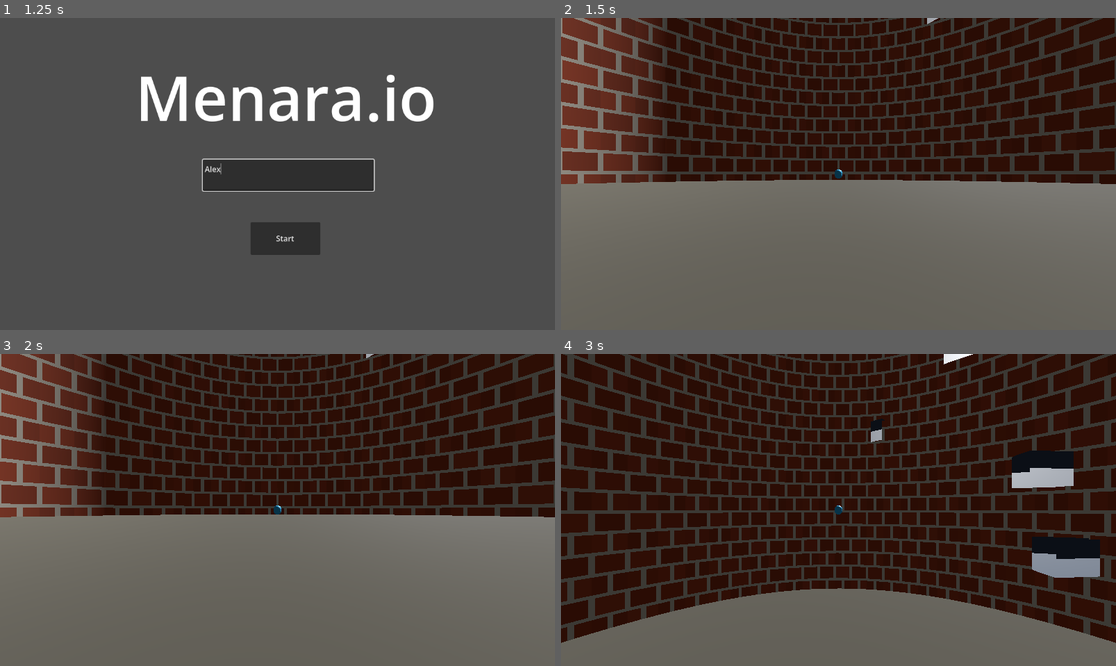
Above: before the commit, frames 1-4 (two rows, left to right).
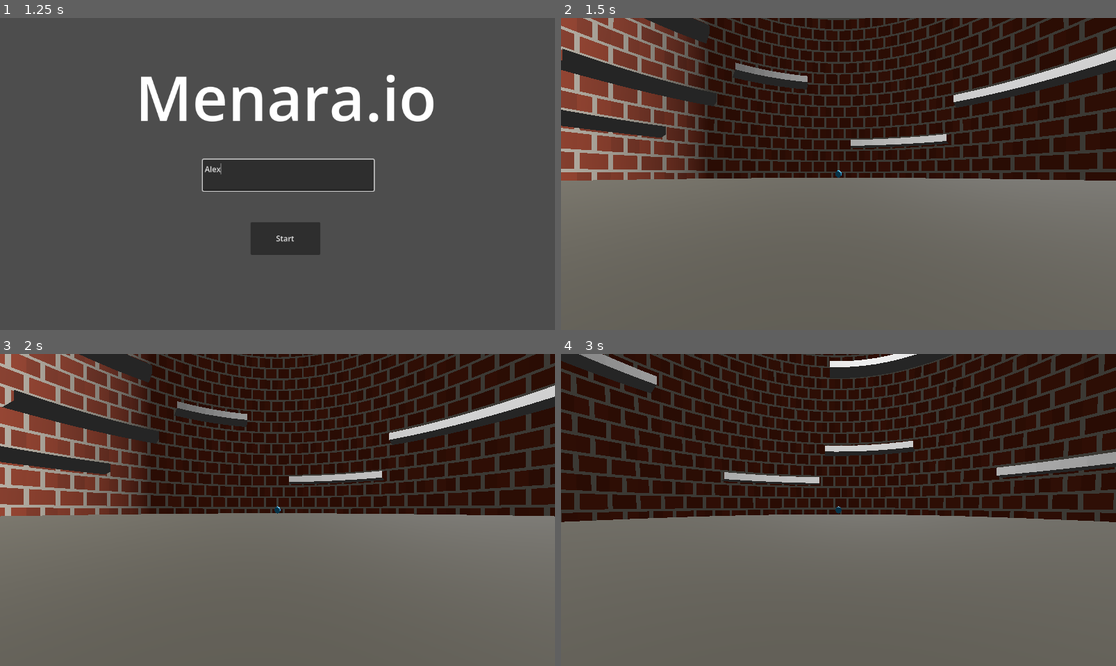
Above: after the commit, the same moments.

Repository: OngYean/menara-io
Game: Godot game, scene res://scenes/main_menu.tscn
The game is run twice, just before and just after one commit, with the same random seed, the same clock (stepped at 60 frames per second) and the same inputs.
Inputs (mouse positions are in pixels of both pictures, inside the frame that each line leads up to):
- Up to frame 1 (1.25 s): click (288, 174) at 0.52 s; type "Alex" at 0.6 s
- Up to frame 2 (1.5 s): click "Start" at 1.25 s
- Up to frame 3 (2 s): no input
- Up to frame 4 (3 s): tap Enter at 2 s; hold D (move_right) 2.03-2.78 s; tap Space (jump) at 2.1, 2.27, 2.57, 2.85 s; hold S (move_backward, bound only before the commit) from 2.78 s (still down)

Frame 1 is identical in both runs. In frame 2, 30% of the frame differs, in the area x 0-100%, y 0-54%; in frame 3, 30%; in frame 4, 53%, in the area x 0-100%, y 0-93%.

Commit message:
feat: implement dynamic procedural platform generation and tower expansion system

Diff:
--- a/scenes/game.tscn
+++ b/scenes/game.tscn
@@ -3,6 +3,7 @@
 [ext_resource type="Script" uid="uid://dwase38tw5mu7" path="res://scripts/game.gd" id="1_game"]
 [ext_resource type="Script" uid="uid://ct3utwh15vtnq" path="res://scripts/player.gd" id="2_player"]
 [ext_resource type="Script" uid="uid://blhlylgigyke1" path="res://scripts/tower_camera.gd" id="3_camera"]
+[ext_resource type="Script" path="res://scripts/platform_generator.gd" id="4_platform_gen"]
 
 [sub_resource type="Environment" id="Environment_ambient"]
 ambient_light_sky_contribution = 0.3
@@ -104,6 +105,7 @@
 shape = SubResource("CylinderShape3D_floor")
 
 [node name="Platforms" type="Node3D" parent="." unique_id=1629673943]
+script = ExtResource("4_platform_gen")
 
 [node name="Player" type="CharacterBody3D" parent="." unique_id=1715561106]
 transform = Transform3D(1, 0, 0, 0, 1, 0, 0, 0, 1, 25.983524, 2, 0)
--- a/scripts/game.gd
+++ b/scripts/game.gd
@@ -1,123 +1,72 @@
 extends Node3D
 
-@export var platforms_root_path: NodePath = ^"Platforms"
-@export var tower_inner_radius: float = 30.0
-@export var wall_inset: float = 1.4
-@export var min_ring_height: float = 6.0
-@export var ring_count: int = 12
-@export var ring_spacing: float = 8.0
-@export var ring_height_jitter: float = 1.75
-@export var min_platforms_per_ring: int = 4
-@export var max_platforms_per_ring: int = 8
-@export var platform_arc_degrees: float = 22.0
-@export var platform_sector_radius: float = 6.0
-@export var platform_thickness: float = 3.0
+@export var platform_generator_path: NodePath = ^"Platforms"
+@export var tower_path: NodePath = ^"Tower"
+@export var player_path: NodePath = ^"Player"
+@export var sun_path: NodePath = ^"Sun"
 
-var _platform_material := StandardMaterial3D.new()
+## The tower CylinderMesh has height 120 and is centered at y=60 (spans 0–120).
+## We clone a new segment when the player is within this margin of the top.
+@export var tower_height: float = 120.0
+@export var tower_clone_margin: float = 40.0
+
+var _generator: Node3D
+var _player: Node3D
+var _tower: MeshInstance3D
+var _sun: DirectionalLight3D
+var _sun_offset_y: float = 0.0
+
+## Tracks how high the tower geometry currently extends.
+var _tower_top_y: float = 0.0
 
 func _ready() -> void:
 	randomize()
-	_platform_material.albedo_color = Color(0.24, 0.29, 0.36)
-	_platform_material.roughness = 0.8
-	_generate_platform_rings()
 
-func _generate_platform_rings() -> void:
-	var platforms_root := get_node_or_null(platforms_root_path) as Node3D
-	if platforms_root == null:
+	_generator = get_node_or_null(platform_generator_path) as Node3D
+	_player = get_node_or_null(player_path) as Node3D
+	_tower = get_node_or_null(tower_path) as MeshInstance3D
+	_sun = get_node_or_null(sun_path) as DirectionalLight3D
+	if _sun:
+		_sun_offset_y = _sun.position.y
+
+	## The original tower mesh spans 0 → tower_height (transform y = 60, height 120).
+	if _tower:
+		_tower_top_y = _tower.position.y + tower_height * 0.5
+
+	## Seed platforms: fill the opening viewport and beyond.
+	## Player starts at roughly y=2 (floor is at y=1).  The initial camera sees
+	## roughly ±15 units vertically from the player, so viewport_top ≈ 17.
+	if _generator and _generator.has_method("generate_initial"):
+		var start_y: float = 1.0
+		if _player:
+			start_y = _player.global_position.y
+		_generator.generate_initial(start_y, start_y + 20.0)
+
+func _process(_delta: float) -> void:
+	if _player == null:
 		return
 
-	for child in platforms_root.get_children():
-		child.queue_free()
+	var player_y := _player.global_position.y
 
-	for ring_index in range(ring_count):
-		var ring_y := min_ring_height + float(ring_index) * ring_spacing + randf_range(-ring_height_jitter, ring_height_jitter)
-		var platform_count := randi_range(min_platforms_per_ring, max_platforms_per_ring)
-		var angle_offset := randf() * TAU
-		for platform_index in range(platform_count):
-			var base_angle := (float(platform_index) / float(platform_count)) * TAU
-			var angle := base_angle + angle_offset + randf_range(-0.15, 0.15)
-			_create_platform_arc(platforms_root, ring_index, platform_index, ring_y, angle)
+	## --- Infinite platforms ------------------------------------------------
+	if _generator:
+		if _generator.has_method("extend_to"):
+			_generator.extend_to(player_y)
+		## Culling disabled for now – re-enable when ready.
+		#if _generator.has_method("cull_below"):
+		#	_generator.cull_below(player_y)
 
-func _create_platform_arc(parent: Node3D, ring_index: int, platform_index: int, y: float, center_angle: float) -> void:
-	var platform_body := StaticBody3D.new()
-	platform_body.name = "Ring%d_Platform%d" % [ring_index, platform_index]
-	var ring_radius: float = maxf(1.0, tower_inner_radius - wall_inset)
-	platform_body.position = Vector3(cos(center_angle) * ring_radius, y, sin(center_angle) * ring_radius)
-	platform_body.rotation.y = center_angle
-	parent.add_child(platform_body)
+	## --- Keep the sun following the player so lighting never fades --------
+	if _sun:
+		_sun.position.y = player_y + _sun_offset_y
 
-	var mesh := _create_sector_mesh()
-	var mesh_instance := MeshInstance3D.new()
-	mesh_instance.mesh = mesh
-	mesh_instance.material_override = _platform_material
-	platform_body.add_child(mesh_instance)
+	## --- Infinite tower ----------------------------------------------------
+	if _tower and player_y + tower_clone_margin > _tower_top_y:
+		_extend_tower()
 
-	var collision_shape := CollisionShape3D.new()
-	var cylinder_shape := CylinderShape3D.new()
-	cylinder_shape.radius = platform_sector_radius
-	cylinder_shape.height = platform_thickness
-	collision_shape.shape = cylinder_shape
-	platform_body.add_child(collision_shape)
-
-func _create_sector_mesh() -> Mesh:
-	var mesh := ArrayMesh.new()
-	var vertices: PackedVector3Array = []
-	var normals: PackedVector3Array = []
-	var indices: PackedInt32Array = []
-
-	var arc_radians: float = deg_to_rad(platform_arc_degrees)
-	var inner_radius: float = platform_sector_radius * 0.35
-	var outer_radius: float = platform_sector_radius
-	var radial_steps: int = 5
-	var angular_steps: int = 8
-
-	for y_idx in range(2):
-		var y: float = float(y_idx) * platform_thickness
-		var y_normal := Vector3.UP if y_idx == 0 else Vector3.DOWN
-
-		for r in range(radial_steps + 1):
-			var r_frac: float = float(r) / float(radial_steps)
-			var curr_radius: float = lerpf(inner_radius, outer_radius, r_frac)
-			for a in range(angular_steps + 1):
-				var a_frac: float = float(a) / float(angular_steps)
-				var angle: float = lerpf(-arc_radians * 0.5, arc_radians * 0.5, a_frac)
-				var x: float = cos(angle) * curr_radius
-				var z: float = sin(angle) * curr_radius
-				vertices.append(Vector3(x, y, z))
-				normals.append(y_normal)
-
-	var cols: int = angular_steps + 1
-	for y_idx in range(2):
-		var y_offset: int = y_idx * (radial_steps + 1) * cols
-		for r in range(radial_steps):
-			for a in range(angular_steps):
-				var v0: int = y_offset + r * cols + a
-				var v1: int = y_offset + r * cols + a + 1
-				var v2: int = y_offset + (r + 1) * cols + a
-				var v3: int = y_offset + (r + 1) * cols + a + 1
-
-				if y_idx == 0:
-					indices.append_array([v0, v2, v1])
-					indices.append_array([v1, v2, v3])
-				else:
-					indices.append_array([v0, v1, v2])
-					indices.append_array([v1, v3, v2])
-
-	for r in range(radial_steps + 1):
-		for a in [0, angular_steps]:
-			var bottom_idx: int = r * cols + a
-			var top_idx: int = (radial_steps + 1) * cols + r * cols + a
-			if r < radial_steps:
-				var bottom_next: int = (r + 1) * cols + a
-				var top_next: int = (radial_steps + 1) * cols + (r + 1) * cols + a
-				indices.append_array([bottom_idx, bottom_next, top_idx])
-				indices.append_array([top_idx, bottom_next, top_next])
-
-	var arrays := []
-	arrays.resize(ArrayMesh.ARRAY_MAX)
-	arrays[ArrayMesh.ARRAY_VERTEX] = vertices
-	arrays[ArrayMesh.ARRAY_NORMAL] = normals
-	arrays[ArrayMesh.ARRAY_INDEX] = indices
-
-	mesh.add_surface_from_arrays(Mesh.PRIMITIVE_TRIANGLES, arrays)
-	return mesh
+func _extend_tower() -> void:
+	## Clone the original tower mesh and stack it on top.
+	var clone := _tower.duplicate() as MeshInstance3D
+	clone.position = Vector3(0.0, _tower_top_y + tower_height * 0.5, 0.0)
+	add_child(clone)
+	_tower_top_y += tower_height
--- a/scripts/platform_generator.gd
+++ b/scripts/platform_generator.gd
@@ -1,188 +1,177 @@
 extends Node3D
-class_name PlatformGenerator
 
-## Tower's fixed radius (player moves on circumference at this distance from center)
 @export var tower_radius: float = 30.0
-
-## Minimum arc length in degrees for a platform
-@export var min_spin_degrees: float = 15.0
-
-## Maximum arc length in degrees for a platform
-@export var max_spin_degrees: float = 45.0
-
-## Minimum vertical distance between platforms
-@export var min_height_interval: float = 4.0
-
-## Maximum vertical distance between platforms
-@export var max_height_interval: float = 8.0
-
-## Radial depth of each platform (how far from inner wall to outer wall)
+@export var min_spin_degrees: float = 20.0
+@export var max_spin_degrees: float = 65.0
 @export var platform_depth: float = 3.0
-
-## Vertical thickness of each platform (how tall it is on the Y axis)
 @export var platform_thickness: float = 1.0
 
-## Total number of platforms to generate
-@export var total_platforms: int = 50
+## Height gap between consecutive platforms.
+## With jump_velocity 18 and gravity_scale 2.2 the max jump height ≈ 7.5 units.
+## Keep max well under that so every platform is reachable.
+@export var min_height_interval: float = 4.0
+@export var max_height_interval: float = 6.0
 
-var _platform_material: StandardMaterial3D
+## Number of platforms to spawn around the tower at each height level.
+@export var min_platforms_per_level: int = 2
+@export var max_platforms_per_level: int = 4
 
+## How far ahead of the player (in Y units) to keep platforms generated.
+@export var generation_lead: float = 80.0
 
-func _ready() -> void:
-	_platform_material = StandardMaterial3D.new()
-	_platform_material.albedo_color = Color(0.24, 0.29, 0.36)
-	_platform_material.roughness = 0.8
-	_platform_material.cull_mode = BaseMaterial3D.CULL_DISABLED
+## How far below the player old platforms are culled.
+@export var cull_distance: float = 40.0
 
-	generate_platforms()
+## Internal state ----------------------------------------------------------
+var _next_y: float = 0.0
+var _platform_index: int = 0
+var _generated_up_to_y: float = 0.0
 
+## -------------------------------------------------------------------------
+## Public API
+## -------------------------------------------------------------------------
 
-func generate_platforms() -> void:
-	## Clear any existing platforms
+## Called once to seed the initial batch of platforms.
+## start_y  : the Y the player is standing on (floor level).
+## viewport_top : highest Y visible in the starting camera frame.
+func generate_initial(start_y: float, viewport_top: float) -> void:
+	## Clear leftovers from a previous run (editor re-entry, etc.)
 	for child in get_children():
 		child.queue_free()
 
-	randomize()
-	var current_y: float = 0.0
+	_platform_index = 0
+	_next_y = start_y + min_height_interval
 
-	for i in range(total_platforms):
-		## Random vertical spacing between platforms
-		current_y += randf_range(min_height_interval, max_height_interval)
+	## Always generate enough platforms to fill the opening viewport PLUS the
+	## normal generation lead so the world feels populated from the start.
+	var target_y := maxf(viewport_top, start_y) + generation_lead
+	_generate_up_to(target_y)
 
-		## Constraint 1: Cylindrical Coordinates for Placement
-		## Generate random angle theta (0 to TAU)
-		var theta: float = randf() * TAU
+## Extend the world upward so there are always platforms ahead of the player.
+func extend_to(player_y: float) -> void:
+	var target_y := player_y + generation_lead
+	if target_y > _generated_up_to_y:
+		_generate_up_to(target_y)
 
-		## Convert cylindrical to Cartesian coordinates
-		var x: float = tower_radius * cos(theta)
-		var z: float = tower_radius * sin(theta)
-		var y: float = current_y
+## Remove platforms that are far below the player to save memory.
+func cull_below(player_y: float) -> void:
+	var threshold := player_y - cull_distance
+	for child in get_children():
+		if child is StaticBody3D and child.position.y < threshold:
+			child.queue_free()
 
-		## Create platform root node at this position
-		var platform_root := Node3D.new()
-		platform_root.position = Vector3(x, y, z)
-		platform_root.name = "Platform_%d" % i
-		add_child(platform_root)
+## -------------------------------------------------------------------------
+## Internal generation
+## -------------------------------------------------------------------------
 
-		## Constraint 2: Orientation - Platform faces the center of the tower
-		## look_at() makes the platform "face" the tower center
-		var tower_center := Vector3(0, y, 0)
-		platform_root.look_at(tower_center, Vector3.UP)
+func _generate_up_to(target_y: float) -> void:
+	while _next_y < target_y:
+		var platforms_this_level := randi_range(min_platforms_per_level, max_platforms_per_level)
+		var angle_offset := randf() * TAU
 
-		## Constraint 3: Shape Generation using procedural mesh with SurfaceTool
-		## This ensures all faces are rendered (top, bottom, inner, outer, and end caps)
+		for i in range(platforms_this_level):
+			var base_angle := (float(i) / float(platforms_this_level)) * TAU
+			var angle := fmod(base_angle + angle_offset + randf_range(-0.2, 0.2), TAU)
+			var y_jitter := randf_range(-0.5, 0.5)
+			_spawn_platform_at(_next_y + y_jitter, angle)
 
-		## Random platform arc length in degrees
-		var spin_degrees: float = randf_range(min_spin_degrees, max_spin_degrees)
-		var spin_radians: float = deg_to_rad(spin_degrees)
+		_next_y += randf_range(min_height_interval, max_height_interval)
 
-		## Calculate inner and outer radii for the platform's cross-section
-		var inner_radius: float = tower_radius - platform_depth
-		var outer_radius: float = tower_radius
+	_generated_up_to_y = _next_y
 
-		## Generate the mesh using SurfaceTool with full control over all faces
-		var mesh := _create_spun_platform_mesh(spin_radians, inner_radius, outer_radius)
+func _spawn_platform_at(y: float, theta: float) -> void:
+	var platform_root := StaticBody3D.new()
+	platform_root.position = Vector3(0, y, 0)
+	platform_root.rotation.y = theta
+	platform_root.name = "Platform_%d" % _platform_index
+	_platform_index += 1
+	add_child(platform_root)
 
-		var mesh_instance := MeshInstance3D.new()
-		mesh_instance.mesh = mesh
-		mesh_instance.material_override = _platform_material
-		platform_root.add_child(mesh_instance)
+	var spin_degrees: float = randf_range(min_spin_degrees, max_spin_degrees)
+	var spin_radians: float = deg_to_rad(spin_degrees)
+	var inner_radius: float = tower_radius - platform_depth
 
-		## Add collision shape using the generated mesh
-		var collision_shape := CollisionShape3D.new()
-		var concave_shape := ConcavePolygonShape3D.new()
-		concave_shape.set_faces(mesh.get_faces())
-		collision_shape.shape = concave_shape
-		platform_root.add_child(collision_shape)
+	var mesh := _create_spun_platform_mesh(spin_radians, inner_radius, tower_radius)
 
+	var mesh_instance := MeshInstance3D.new()
+	mesh_instance.mesh = mesh
+	platform_root.add_child(mesh_instance)
+
+	## Solid convex collision hull.
+	var collision_shape := CollisionShape3D.new()
+	var convex_shape := ConvexPolygonShape3D.new()
+	convex_shape.points = mesh.get_faces()
+	collision_shape.shape = convex_shape
+	platform_root.add_child(collision_shape)
+
+## -------------------------------------------------------------------------
+## Mesh helpers (unchanged)
+## -------------------------------------------------------------------------
 
 func _create_spun_platform_mesh(spin_radians: float, inner_radius: float, outer_radius: float) -> Mesh:
 	var st := SurfaceTool.new()
 	st.begin(Mesh.PRIMITIVE_TRIANGLES)
 
 	var half_spin: float = spin_radians * 0.5
-	var angular_steps: int = max(8, int(spin_radians * 15.0))  ## More detail for better rendering
+	## Ensure enough angular steps for a smooth curve along the wall
+	var angular_steps: int = max(8, int(spin_radians * 15.0))
 
-	## Build vertices array: [angle_step][height_level][radius_level]
-	## height_level: 0=bottom, 1=top
-	## radius_level: 0=inner, 1=outer
-	var verts: Array = []
+	for i in range(angular_steps):
+		var angle_a = lerpf(-half_spin, half_spin, float(i) / float(angular_steps))
+		var angle_b = lerpf(-half_spin, half_spin, float(i + 1) / float(angular_steps))
 
-	for angle_idx in range(angular_steps + 1):
-		var angle = lerpf(-half_spin, half_spin, float(angle_idx) / float(angular_steps))
-		verts.append([])
+		## Vertices for Angle A (Start of the current segment)
+		var ia_b = Vector3(inner_radius * cos(angle_a), 0, inner_radius * sin(angle_a))
+		var oa_b = Vector3(outer_radius * cos(angle_a), 0, outer_radius * sin(angle_a))
+		var ia_t = Vector3(inner_radius * cos(angle_a), platform_thickness, inner_radius * sin(angle_a))
+		var oa_t = Vector3(outer_radius * cos(angle_a), platform_thickness, outer_radius * sin(angle_a))
 
-		for height in range(2):
-			verts[angle_idx].append([])
-			var y = float(height) * platform_thickness
+		## Vertices for Angle B (End of the current segment)
+		var ib_b = Vector3(inner_radius * cos(angle_b), 0, inner_radius * sin(angle_b))
+		var ob_b = Vector3(outer_radius * cos(angle_b), 0, outer_radius * sin(angle_b))
+		var ib_t = Vector3(inner_radius * cos(angle_b), platform_thickness, inner_radius * sin(angle_b))
+		var ob_t = Vector3(outer_radius * cos(angle_b), platform_thickness, outer_radius * sin(angle_b))
 
-			for radial in range(2):
-				var r = lerpf(inner_radius, outer_radius, float(radial))
-				var x = r * cos(angle)
-				var z = r * sin(angle)
-				verts[angle_idx][height].append(Vector3(x, y, z))
+		## Top Face (Normal forced UP)
+		_add_quad(st, oa_t, ob_t, ib_t, ia_t, Vector3.UP)
 
-	## Top face (height=1)
-	for i in range(angular_steps):
-		var a = verts[i]
-		var b = verts[i + 1]
-		st.add_vertex(a[1][0])
-		st.add_vertex(b[1][0])
-		st.add_vertex(b[1][1])
-		st.add_vertex(a[1][0])
-		st.add_vertex(b[1][1])
-		st.add_vertex(a[1][1])
+		## Bottom Face (Normal forced DOWN)
+		_add_quad(st, oa_b, ia_b, ib_b, ob_b, Vector3.DOWN)
 
-	## Bottom face (height=0)
-	for i in range(angular_steps):
-		var a = verts[i]
-		var b = verts[i + 1]
-		st.add_vertex(a[0][0])
-		st.add_vertex(a[0][1])
-		st.add_vertex(b[0][1])
-		st.add_vertex(a[0][0])
-		st.add_vertex(b[0][1])
-		st.add_vertex(b[0][0])
+		## Outer Face (Calculates outward normal automatically)
+		_add_quad(st, oa_b, ob_b, ob_t, oa_t)
 
-	## Outer surface (radial=1)
-	for i in range(angular_steps):
-		var a = verts[i]
-		var b = verts[i + 1]
-		st.add_vertex(a[0][1])
-		st.add_vertex(a[1][1])
-		st.add_vertex(b[1][1])
-		st.add_vertex(a[0][1])
-		st.add_vertex(b[1][1])
-		st.add_vertex(b[0][1])
+		## Inner Face (Calculates inward normal automatically)
+		_add_quad(st, ia_b, ia_t, ib_t, ib_b)
 
-	## Inner surface (radial=0)
-	for i in range(angular_steps):
-		var a = verts[i]
-		var b = verts[i + 1]
-		st.add_vertex(a[0][0])
-		st.add_vertex(b[1][0])
-		st.add_vertex(a[1][0])
-		st.add_vertex(a[0][0])
-		st.add_vertex(b[0][0])
-		st.add_vertex(b[1][0])
+		## Start Cap (Only generated on the very first step of the arc)
+		if i == 0:
+			_add_quad(st, oa_b, ia_b, ia_t, oa_t)
 
-	## Start cap (angle=-half_spin)
-	var start = verts[0]
-	st.add_vertex(start[0][0])
-	st.add_vertex(start[0][1])
-	st.add_vertex(start[1][1])
-	st.add_vertex(start[0][0])
-	st.add_vertex(start[1][1])
-	st.add_vertex(start[1][0])
+		## End Cap (Only generated on the very last step of the arc)
+		if i == angular_steps - 1:
+			_add_quad(st, ib_b, ob_b, ob_t, ib_t)
 
-	## End cap (angle=+half_spin)
-	var end = verts[angular_steps]
-	st.add_vertex(end[0][0])
-	st.add_vertex(end[1][1])
-	st.add_vertex(end[0][1])
-	st.add_vertex(end[0][0])
-	st.add_vertex(end[1][0])
-	st.add_vertex(end[1][1])
+	return st.commit()
 
-	st.generate_normals()
-	return st.commit()
+## Helper function to guarantee perfect CCW quads with flat normals
+func _add_quad(st: SurfaceTool, p1: Vector3, p2: Vector3, p3: Vector3, p4: Vector3, normal: Vector3 = Vector3.ZERO):
+	if normal == Vector3.ZERO:
+		## Cross product to calculate a perfectly flat normal for the face
+		normal = (p2 - p1).cross(p3 - p1).normalized()
+
+	## Triangle 1
+	st.set_normal(normal)
+	st.add_vertex(p1)
+	st.set_normal(normal)
+	st.add_vertex(p2)
+	st.set_normal(normal)
+	st.add_vertex(p3)
+
+	## Triangle 2
+	st.set_normal(normal)
+	st.add_vertex(p1)
+	st.set_normal(normal)
+	st.add_vertex(p3)
+	st.set_normal(normal)
+	st.add_vertex(p4)
--- a/scripts/player.gd
+++ b/scripts/player.gd
@@ -1,12 +1,13 @@
 extends CharacterBody3D
 
-@export var move_speed: float = 10.0
-@export var radial_speed: float = 7.0
-@export var acceleration: float = 20.0
-@export var jump_velocity: float = 9.0
+@export var move_speed: float = 28.0
+@export var acceleration: float = 90.0
+@export var jump_velocity: float = 18.0
 @export var tower_center: Vector3 = Vector3.ZERO
-@export var min_radius: float = 6.0
-@export var max_radius: float = 28.0
+## The player is always clamped to this radius – must match the platform inner edge.
+@export var wall_radius: float = 27.0
+## Multiplier on top of the project gravity – higher = snappier falls.
+@export var gravity_scale: float = 2.2
 
 var _gravity: float = ProjectSettings.get_setting("physics/3d/default_gravity")
 
@@ -15,14 +16,15 @@
 
 func _physics_process(delta: float) -> void:
 	if not is_on_floor():
-		velocity.y -= _gravity * delta
+		velocity.y -= _gravity * gravity_scale * delta
 
 	if Input.is_action_just_pressed("jump") and is_on_floor():
 		velocity.y = jump_velocity
 
 	var turn_input: float = Input.get_action_strength("move_right") - Input.get_action_strength("move_left")
-	var vertical_input: float = Input.get_action_strength("move_backward") - Input.get_action_strength("move_forward")
 
+	## Tangent direction: perpendicular to the outward radial, so the player
+	## always runs along the tower wall rather than toward/away from the centre.
 	var radial_dir := Vector3(global_position.x - tower_center.x, 0.0, global_position.z - tower_center.z)
 	if radial_dir.length_squared() < 0.0001:
 		radial_dir = Vector3.FORWARD
@@ -30,33 +32,28 @@
 		radial_dir = radial_dir.normalized()
 	var tangent_dir := Vector3(-radial_dir.z, 0.0, radial_dir.x)
 
-	var target_xz := Vector3.ZERO
-	target_xz += tangent_dir * turn_input * move_speed
+	var target_xz := tangent_dir * turn_input * move_speed
 
 	velocity.x = move_toward(velocity.x, target_xz.x, acceleration * delta)
 	velocity.z = move_toward(velocity.z, target_xz.z, acceleration * delta)
-	velocity.y += vertical_input * radial_speed
 
 	move_and_slide()
 	_clamp_inside_tower()
 
 func _clamp_inside_tower() -> void:
+	## Pin the player to wall_radius so they are always at a consistent distance
+	## from the tower centre (and therefore from the camera).
 	var radial := Vector2(global_position.x - tower_center.x, global_position.z - tower_center.z)
-	var radius := radial.length()
-	if radius <= max_radius and radius >= min_radius:
-		return
-
-	if radius < 0.0001:
-		radial = Vector2(0.0, min_radius)
+	if radial.length_squared() < 0.0001:
+		radial = Vector2(0.0, wall_radius)
 	else:
-		radial = radial.normalized() * clamp(radius, min_radius, max_radius)
+		radial = radial.normalized() * wall_radius
 
 	global_position.x = tower_center.x + radial.x
 	global_position.z = tower_center.z + radial.y
 
 func _ensure_input_actions() -> void:
-	_add_action_key_if_missing("move_forward", KEY_W)
-	_add_action_key_if_missing("move_backward", KEY_S)
+
 	_add_action_key_if_missing("move_left", KEY_A)
 	_add_action_key_if_missing("move_right", KEY_D)
 	_add_action_key_if_missing("jump", KEY_SPACE)
--- a/scripts/tower_camera.gd
+++ b/scripts/tower_camera.gd
@@ -1,19 +1,39 @@
 extends Node3D
 
 @export var player_path: NodePath
+## Fixed distance between the camera lens and the player at all times.
 @export var camera_distance: float = 35.0
+## How quickly the camera interpolates toward its target (lower = smoother but laggier).
+@export var camera_smoothing: float = 12.0
 
 @onready var _camera: Camera3D = $Camera3D
 var _player: Node3D
 
 func _ready() -> void:
 	_player = get_node_or_null(player_path) as Node3D
-	if _camera:
-		_camera.position = Vector3(0.0, 0.0, 0.0)
 
-func _process(_delta: float) -> void:
-	if _player == null:
+func _process(delta: float) -> void:
+	if _player == null or _camera == null:
 		return
 
-	global_position = Vector3(0.0, _player.global_position.y, 0.0)
-	_camera.look_at(_player.global_position, Vector3.UP)
+	var player_pos: Vector3 = _player.global_position
+
+	## Compute the inward radial direction from the player toward the tower centre.
+	## The camera sits behind the player (between the player and the tower axis)
+	## at exactly camera_distance, so the player-to-camera distance is always fixed.
+	var radial_xz := Vector2(player_pos.x, player_pos.z)
+	var inward_dir: Vector3
+	if radial_xz.length_squared() > 0.0001:
+		## Normalised direction from player toward tower centre (inward).
+		inward_dir = Vector3(-radial_xz.normalized().x, 0.0, -radial_xz.normalized().y)
+	else:
+		inward_dir = Vector3.FORWARD
+
+	## Desired camera world position: directly inward from the player.
+	var desired_pos: Vector3 = player_pos + inward_dir * camera_distance
+
+	## Smooth interpolation so the camera doesn't snap on fast jumps.
+	global_position = global_position.lerp(desired_pos, clamp(camera_smoothing * delta, 0.0, 1.0))
+
+	## Always look at the player.
+	_camera.look_at(player_pos, Vector3.UP)
Not shown, added: AGENTS.md
